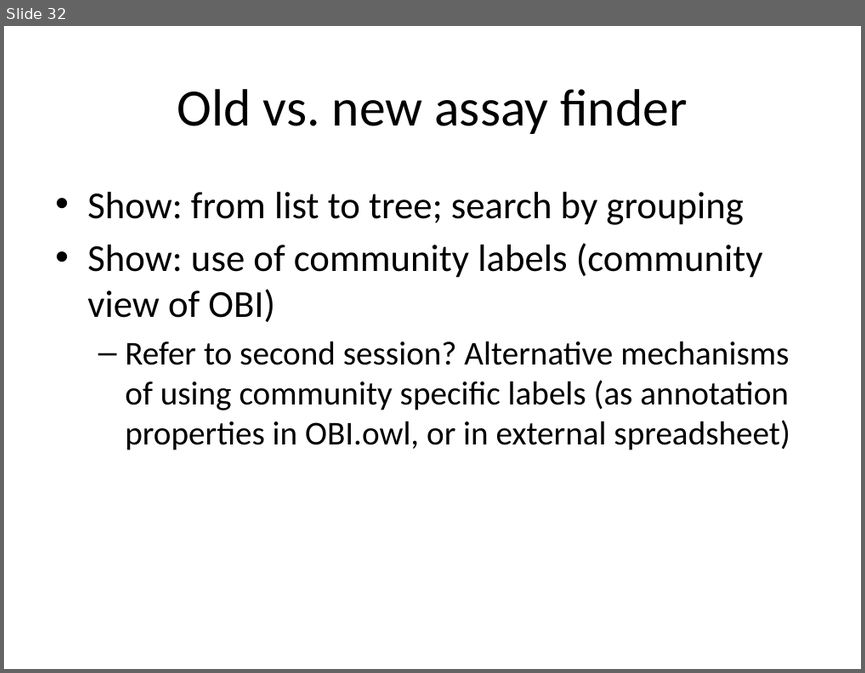
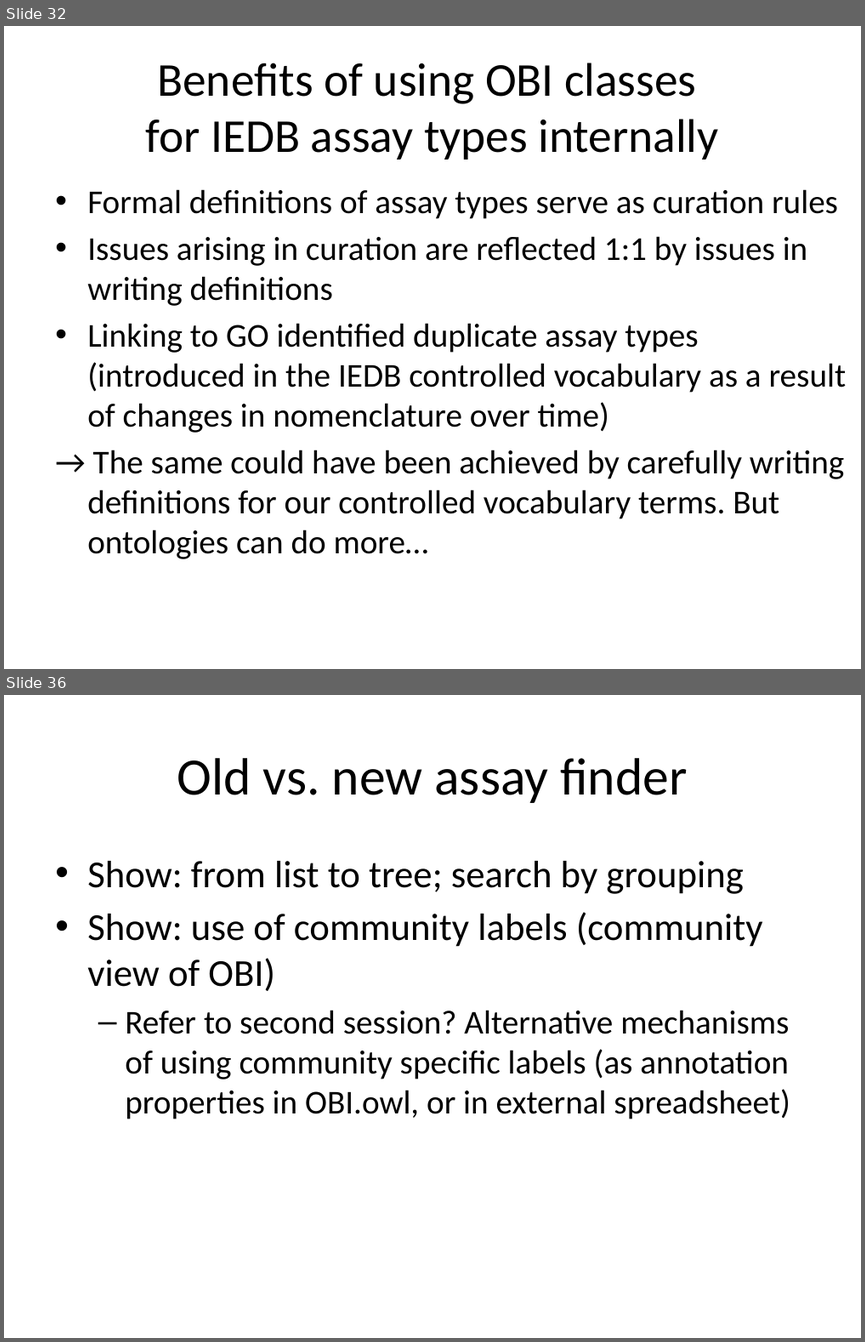
Before and after one commit to obi-ontology/obi-legacy-svn, a slide deck: trunk/docs/presentations/OBI tutorial July 2011 ICBO/OBI overview and IEDB.pptx. Shown one above the other, each under a label of ours: slide 32 before the commit, slides 32 and 36 after it; the slides between them are not shown. The pictures are 865x673 and 865x1342 pixels, drawn with LibreOffice and Linux fonts; fonts in the diff are those of the drawing. Boxes give left, top, right and bottom in pixels: in the first picture for what was removed or moved away, otherwise in the second. Text is boxed around its words. In the diff, an @@ line names an element or a change of style, - is before the commit and + after.

```diff
--- a/trunk/docs/presentations/OBI tutorial July 2011 ICBO/OBI overview and IEDB.pptx
+++ b/trunk/docs/presentations/OBI tutorial July 2011 ICBO/OBI overview and IEDB.pptx
@@ slide 32 added at box(4, 26, 861, 669), background #FFFFFF @@
@@ title added at box(146, 63, 718, 159), 39.6 pt, text #000000 @@
+Benefits of using OBI classes
+for IEDB assay types internally
@@ text added at box(87, 189, 846, 559), 28 pt, text #000000 @@
+• Formal definitions of assay types serve as curation rules
+• Issues arising in curation are reflected 1:1 by issues in writing definitions
+• Linking to GO identified duplicate assay types (introduced in the IEDB controlled vocabulary as a result of changes in nomenclature over time)
+→ The same could have been achieved by carefully writing definitions for our controlled vocabulary terms. But ontologies can do more…
@@ what was slide 32 is now slide 36 @@
```
Also in this commit, not shown: 7 slides changed, 4 other slides added, 1 slide removed.
